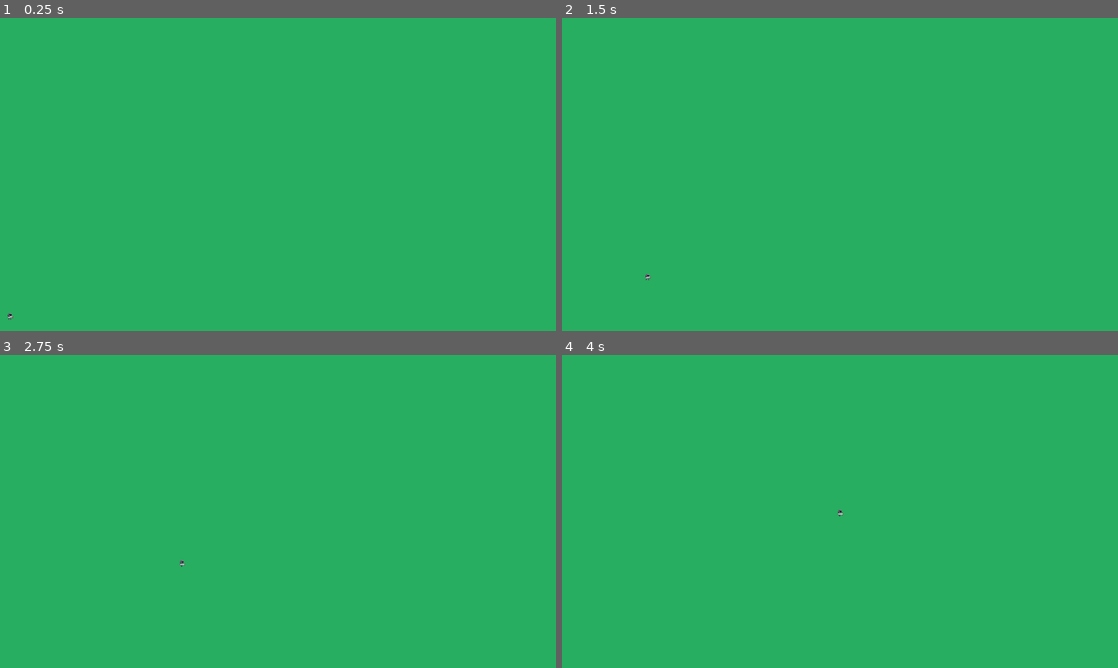
Above: before the commit, frames 1-4 (two rows, left to right).
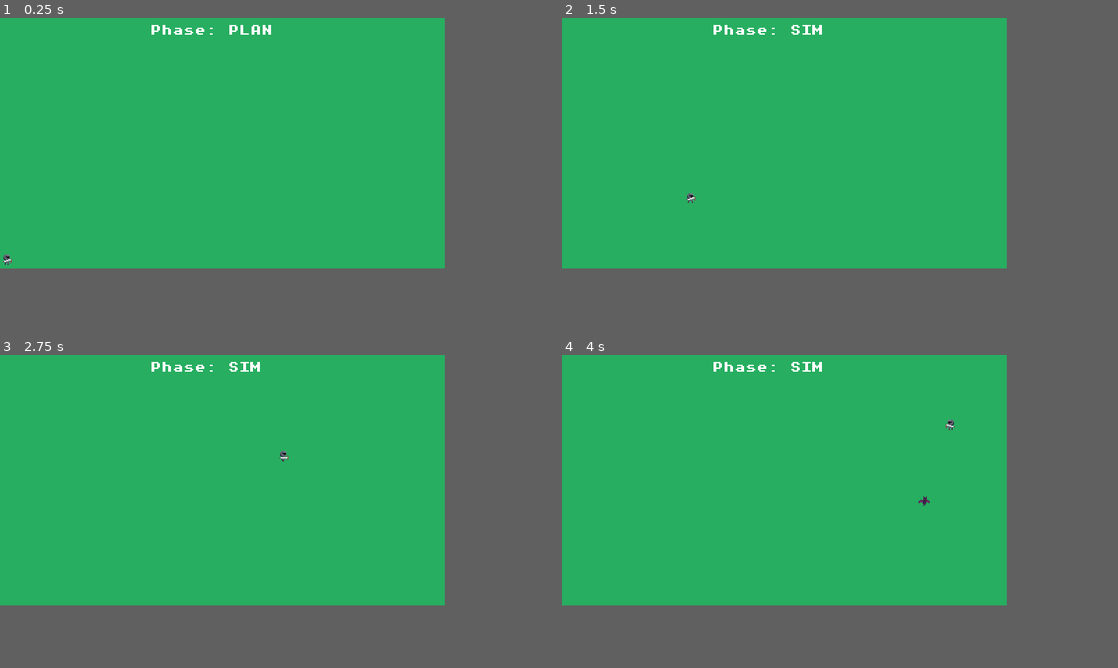
Above: after the commit, the same moments.

Repository: p-lorenzo/reversevs
Game: Godot game, scene res://scenes/world.tscn
Two runs of this game, one before a commit and one after it. Both use one fixed random seed, a clock stepped at 60 frames per second and the inputs below.
Inputs (mouse positions are in pixels of both pictures, inside the frame that each line leads up to):
- Up to frame 1 (0.25 s): no input
- Up to frame 2 (1.5 s): tap Enter (ui_accept) at 0.5, 0.77 s; move the mouse to (962, 158) at 0.52 s; click (962, 158) at 0.67 s; move the mouse to (728, 190) at 1.27 s; click (728, 190) at 1.42 s
- Up to frame 3 (2.75 s): tap Enter (ui_accept) at 1.52, 2 s; move the mouse to (333, 442) at 2.02 s; click (333, 442) at 2.17 s
- Up to frame 4 (4 s): move the mouse to (812, 574) at 2.77 s; click (812, 574) at 2.92 s; tap Enter (ui_accept) at 3.02, 3.77 s; move the mouse to (1006, 558) at 3.52 s; click (1006, 558) at 3.67 s
In our replay, the window is 800x450 before the commit and 640x360 after it. These sizes can differ from the game's own. Grey fills any space a smaller window leaves; there, only what the larger window draws over its background counts as a difference.

The runs differ from the first frame. In frame 1, 0.3% of the frame differs, in the area x 0-49%, y 2-97%; in frame 2, 0.3%; in frame 3, 0.3%; in frame 4, 0.3%.

Commit message:
feat: added phase label

Diff:
--- a/project.godot
+++ b/project.godot
@@ -21,8 +21,8 @@
 
 [display]
 
-window/size/viewport_width=1280
-window/size/viewport_height=720
+window/size/viewport_width=640
+window/size/viewport_height=360
 window/stretch/mode="viewport"
 
 [feature_flags]
--- /dev/null
+++ b/resources/themes/theme.tres
@@ -0,0 +1,6 @@
+[gd_resource type="Theme" load_steps=2 format=3 uid="uid://d22t3t8dknlxk"]
+
+[ext_resource type="FontFile" uid="uid://beimq4l3qfsqn" path="res://art/fonts/PixelOperatorMono8-Bold.ttf" id="1_yga3w"]
+
+[resource]
+default_font = ExtResource("1_yga3w")
--- /dev/null
+++ b/scenes/hud/phase.tscn
@@ -0,0 +1,24 @@
+[gd_scene load_steps=3 format=3 uid="uid://b30rmn847u86v"]
+
+[ext_resource type="Theme" uid="uid://d22t3t8dknlxk" path="res://resources/themes/theme.tres" id="1_tlkp8"]
+[ext_resource type="Script" uid="uid://dmg7bukrken6y" path="res://scripts/phase_label.gd" id="2_31uku"]
+
+[node name="phase" type="Control"]
+layout_mode = 3
+anchors_preset = 5
+anchor_left = 0.5
+anchor_right = 0.5
+grow_horizontal = 2
+
+[node name="Label" type="Label" parent="."]
+layout_mode = 1
+anchors_preset = 5
+anchor_left = 0.5
+anchor_right = 0.5
+offset_left = -104.0
+offset_right = 104.0
+offset_bottom = 16.0
+grow_horizontal = 2
+theme = ExtResource("1_tlkp8")
+text = "Planning wave"
+script = ExtResource("2_31uku")
--- a/scenes/world.tscn
+++ b/scenes/world.tscn
@@ -1,8 +1,9 @@
-[gd_scene load_steps=5 format=3 uid="uid://beb2370gitmgw"]
+[gd_scene load_steps=6 format=3 uid="uid://beb2370gitmgw"]
 
 [ext_resource type="PackedScene" uid="uid://b22drsgl0fpi" path="res://scenes/hero.tscn" id="2_rwgxs"]
 [ext_resource type="PackedScene" uid="uid://cc7gqs5d3ld4t" path="res://scenes/enemy.tscn" id="3_4wyf3"]
 [ext_resource type="Script" uid="uid://borem4ksvhkfm" path="res://scripts/player.gd" id="3_k0juu"]
+[ext_resource type="PackedScene" uid="uid://b30rmn847u86v" path="res://scenes/hud/phase.tscn" id="4_k0juu"]
 
 [sub_resource type="RectangleShape2D" id="RectangleShape2D_rwgxs"]
 size = Vector2(60, 77)
@@ -12,7 +13,7 @@
 
 [node name="Hero" parent="." instance=ExtResource("2_rwgxs")]
 z_index = 1
-position = Vector2(23, 686)
+position = Vector2(10, 347)
 speed = 200.0
 aggro_range = 200.0
 arrival_threshold = 8.0
@@ -24,10 +25,9 @@
 initial_state = -1
 
 [node name="BossCastle" type="Area2D" parent="." groups=["castle"]]
-position = Vector2(1232, 54)
+position = Vector2(603, 46)
 
 [node name="CollisionShape2D" type="CollisionShape2D" parent="BossCastle"]
-position = Vector2(0, -6.5)
 shape = SubResource("RectangleShape2D_rwgxs")
 
 [node name="Player" type="Node2D" parent="." node_paths=PackedStringArray("spawn_parent_path")]
@@ -36,3 +36,22 @@
 spawn_parent_path = NodePath("../Enemies")
 
 [node name="Enemies" type="Node2D" parent="."]
+position = Vector2(1, 0)
+
+[node name="CanvasLayer" type="CanvasLayer" parent="."]
+
+[node name="Control" type="Control" parent="CanvasLayer"]
+layout_mode = 3
+anchors_preset = 5
+anchor_left = 0.5
+anchor_right = 0.5
+offset_top = 10.0
+offset_bottom = 10.0
+grow_horizontal = 2
+
+[node name="phase" parent="CanvasLayer/Control" instance=ExtResource("4_k0juu")]
+layout_mode = 0
+anchors_preset = 0
+anchor_left = 0.0
+anchor_right = 0.0
+grow_horizontal = 1
--- a/scripts/game.gd
+++ b/scripts/game.gd
@@ -1,8 +1,9 @@
 extends Node
+# niente class_name se l’Autoload si chiama già Game
 
 enum Phase { PLAN, SIM }
-signal phase_changed(new_phase: int)
-signal wave_ended(reason: String) # "all_enemies_defeated" | "hero_dead" | "castle_reached"
+signal phase_changed(new_phase: int)          # per aggiornare UI fase
+signal wave_ended(reason: String)             # "all_enemies_defeated" | "hero_dead" | "castle_reached"
 
 var phase: int = Phase.PLAN
 var hero: Node2D = null
@@ -10,15 +11,19 @@
 var enemies_alive_at_sim_start: int = 0
 var remaining_enemies: int = 0
 
+func get_phase_name(p: int = phase) -> String:
+	match p:
+		Phase.PLAN:
+			return "PLAN"
+		Phase.SIM:
+			return "SIM"
+	return str(p)
+
 func _ready() -> void:
 	_refresh_hero()
 	for c in get_tree().get_nodes_in_group("castle"):
 		if c.has_signal("body_entered"):
 			c.connect("body_entered", _on_castle_body_entered)
-
-func _process(_delta: float) -> void:
-	if phase != Phase.SIM:
-		return
 
 func is_plan_phase() -> bool:
 	return phase == Phase.PLAN
--- /dev/null
+++ b/scripts/phase_label.gd
@@ -0,0 +1,15 @@
+extends Label
+
+func _ready() -> void:
+	text = "Phase: %s" % Game.get_phase_name()
+	if not Game.phase_changed.is_connected(_on_phase_changed):
+		Game.phase_changed.connect(_on_phase_changed)
+	if not Game.wave_ended.is_connected(_on_wave_ended):
+		Game.wave_ended.connect(_on_wave_ended)
+
+func _on_phase_changed(new_phase: int) -> void:
+	text = "Phase: %s" % Game.get_phase_name(new_phase)
+
+func _on_wave_ended(reason: String) -> void:
+	# Facoltativo: mostra un esito a fine ondata
+	text = "Wave ended: %s" % reason
Binary file added: art/fonts/PixelOperatorMono.ttf
Not shown, added: art/fonts/PixelOperatorMono.ttf.import
Binary file added: art/fonts/PixelOperatorMono8-Bold.ttf
Not shown, added: art/fonts/PixelOperatorMono8-Bold.ttf.import
Binary file added: art/fonts/PixelOperatorMono8.ttf
Not shown, added: art/fonts/PixelOperatorMono8.ttf.import
Not shown, added: scripts/phase_label.gd.uid
